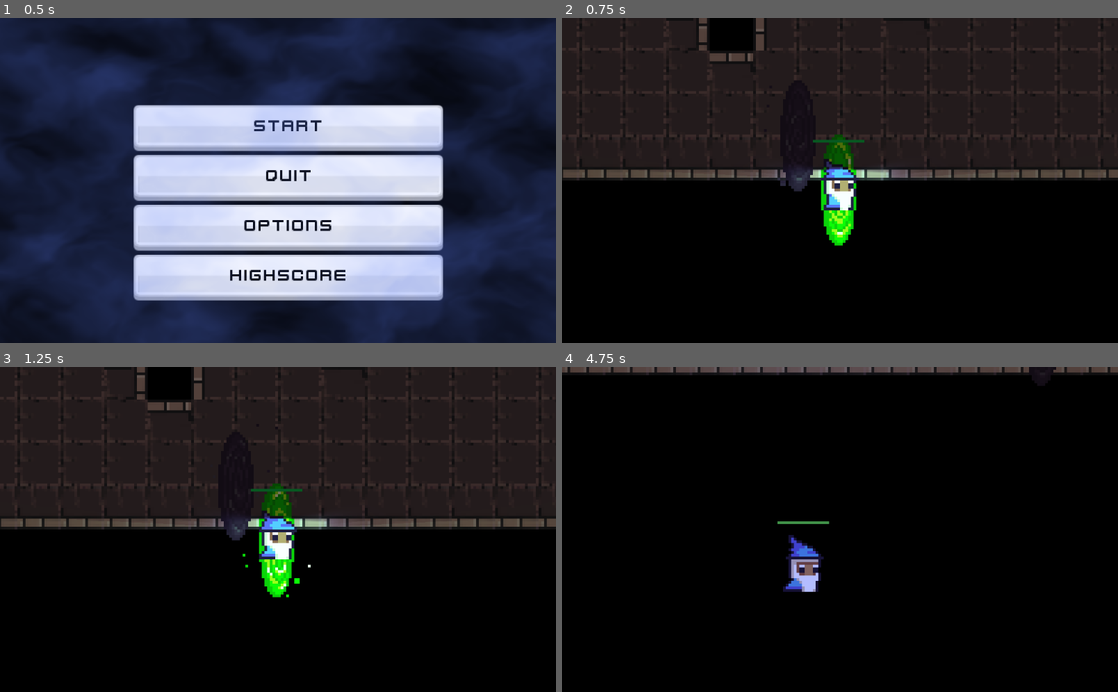
Above: before the commit, frames 1-4 (two rows, left to right).
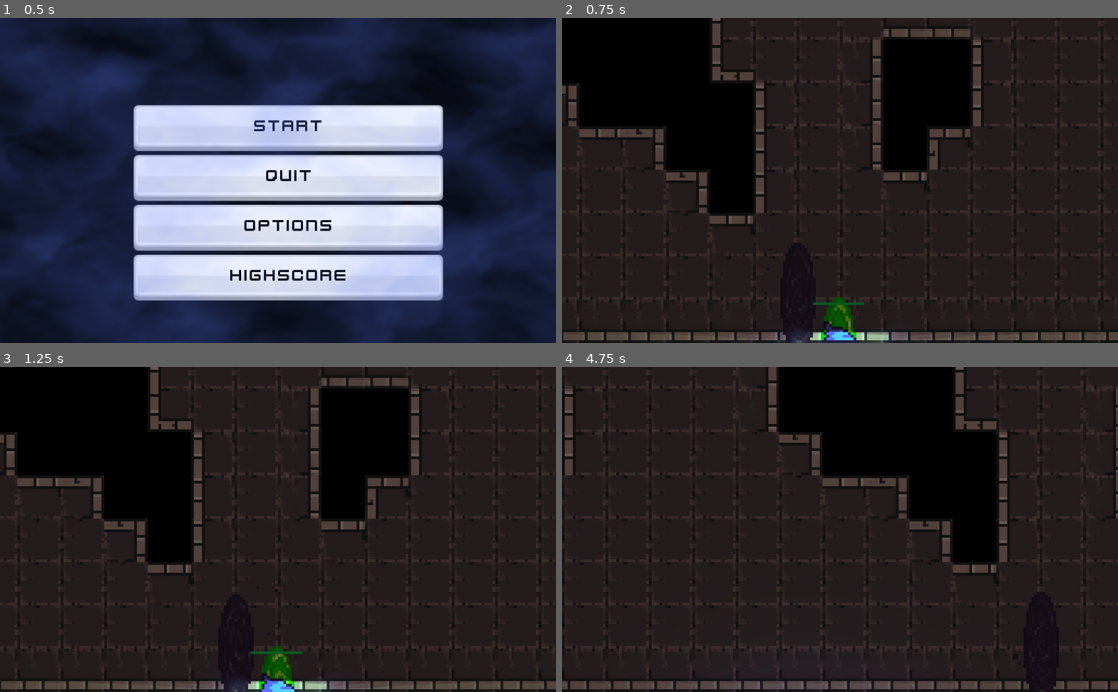
Above: after the commit, the same moments.

Repository: lnRichard/profielwerkstuk
Game: Godot game, scene res://gui/start_menu/StartMenu.tscn
Two runs of this game, one before a commit and one after it. Both use one fixed random seed, a clock stepped at 60 frames per second and the inputs below. The engine's default icon, where the game draws it, is replaced by a stand-in: a white triangle on a blue panel in a dark square.
Inputs (mouse positions are in pixels of both pictures, inside the frame that each line leads up to):
- Up to frame 1 (0.5 s): no input
- Up to frame 2 (0.75 s): click "Start" at 0.5 s
- Up to frame 3 (1.25 s): no input
- Up to frame 4 (4.75 s): move the mouse to (962, 513) at 1.27 s; hold A (key_a) 1.28-2.03 s; move the mouse to (728, 545) at 2.02 s; tap D (key_d) at 2.1 s; move the mouse to (895, 458) at 2.77 s; tap F (key_f) at 2.85 s; move the mouse to (812, 594) at 3.52 s; tap R (key_r) at 3.6 s; move the mouse to (1006, 578) at 4.27 s; hold S (key_s) from 4.28 s (still down)

Frame 1 is identical in both runs. In frame 2, 69% of the frame differs, in the area x 0-100%, y 0-100%; in frame 3, 69%; in frame 4, 79%.

Commit message:
Change camera to match map size

Diff:
--- a/characters/player/Camera.gd
+++ b/characters/player/Camera.gd
@@ -4,5 +4,5 @@
 func _ready():
 	limit_top = 0
 	limit_left = 0
-	limit_bottom = 50 * 16
-	limit_right = 50 * 16
+	limit_bottom = 25 * 16
+	limit_right = 25 * 16
